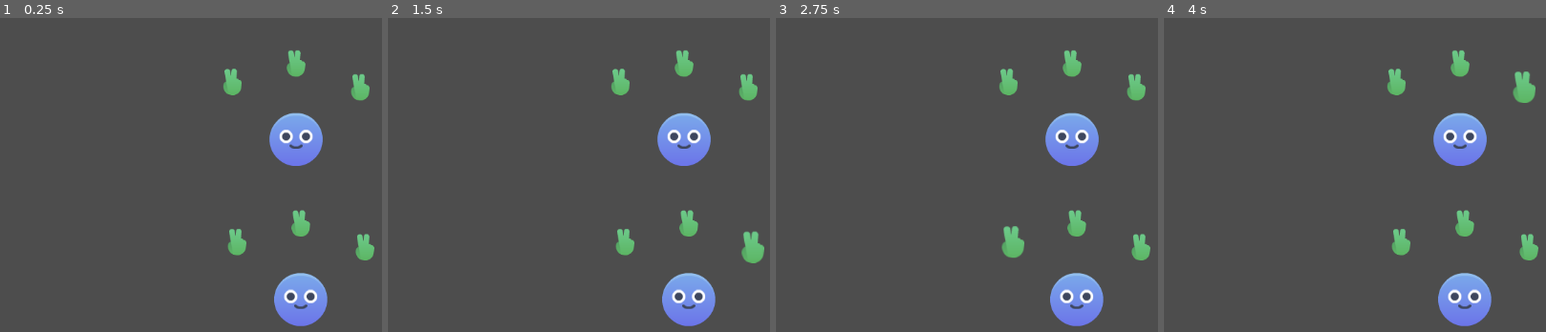
Above: before the commit, frames 1-4 (left to right).
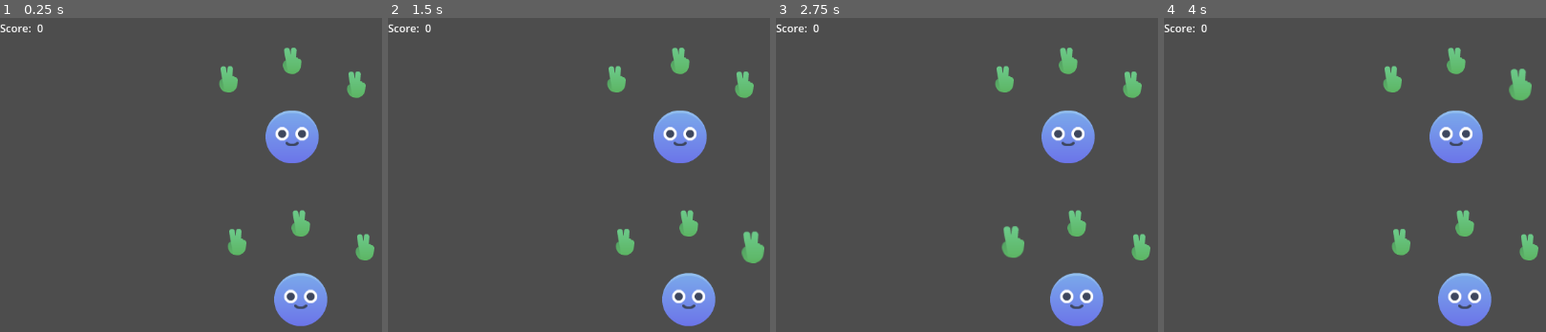
Above: after the commit, the same moments.

Repository: coolmule0/dobble-connect
Game: Godot game, scene res://main_board.tscn
The game is run twice, just before and just after one commit, with the same random seed, the same clock (stepped at 60 frames per second) and the same inputs.
Inputs (mouse positions are in pixels of both pictures, inside the frame that each line leads up to):
- Up to frame 1 (0.25 s): no input
- Up to frame 2 (1.5 s): tap Enter at 0.5 s; move the mouse to (689, 222) at 0.52 s; click (689, 222) at 0.67 s; tap Space at 1.25 s; move the mouse to (754, 247) at 1.27 s; click (754, 247) at 1.42 s
- Up to frame 3 (2.75 s): tap Enter at 2 s; move the mouse to (1012, 240) at 2.02 s; click (1012, 240) at 2.17 s
- Up to frame 4 (4 s): tap Space at 2.75 s; move the mouse to (1461, 61) at 2.77 s; click (1461, 61) at 2.92 s; tap Enter at 3.5 s; move the mouse to (1523, 87) at 3.52 s; click (1523, 87) at 3.67 s

The runs differ from the first frame. In frame 1, 1.8% of the frame differs, in the area x 0-97%, y 1-48%; in frame 2, 1.8%; in frame 3, 1.8%; in frame 4, 1.8%, in the area x 0-98%, y 1-48%.

Commit message:
basic gameplay

Diff:
--- a/character.gd
+++ b/character.gd
@@ -6,18 +6,22 @@
 @onready var trait_container_3: TraitContainer = $TraitsContainer/TraitContainer3
 #var traits_arr = [trait_container, trait_container_2, trait_container_3]
 
-@export var traits: Array[CompressedTexture2D]
-
-signal mouseclick(click_coords: Vector2)
+@export var traits: Array[CompressedTexture2D]: set=set_traits
 
 func _ready() -> void:
+	#trait_container.trait_sprite = traits[0]
+	#trait_container_2.trait_sprite = traits[1]
+	#trait_container_3.trait_sprite = traits[2]
+	set_traits(traits)
+
+func set_traits(val: Array[CompressedTexture2D]):
+	traits = val
+
+	if not is_node_ready():
+		#_initial_traits = val
+		return
+	# we have 3 traits to edit
+	assert(len(val) == 3)
 	trait_container.trait_sprite = traits[0]
 	trait_container_2.trait_sprite = traits[1]
 	trait_container_3.trait_sprite = traits[2]
-
-	trait_container.connect("mouseclick", _on_child_clicked)
-	trait_container_2.connect("mouseclick", _on_child_clicked)
-	trait_container_3.connect("mouseclick", _on_child_clicked)
-
-func _on_child_clicked(global_pos: Vector2):
-	emit_signal("mouseclick", global_pos)
--- a/character.tscn
+++ b/character.tscn
@@ -21,6 +21,7 @@
 
 [node name="TraitContainer" parent="TraitsContainer" instance=ExtResource("3_0qfo5")]
 position = Vector2(0, -115)
+trait_sprite = null
 
 [node name="TraitContainer2" parent="TraitsContainer" instance=ExtResource("3_0qfo5")]
 position = Vector2(97, -79)
--- /dev/null
+++ b/level_manager.gd
@@ -0,0 +1,56 @@
+extends Node
+
+## Player score
+var score := 0
+
+@export var level_scene: PackedScene = preload("res://main_board.tscn")
+const SWIPE_TRANSITION = preload("res://swipe_transition.tscn")
+
+#var current_scene =
+const HAND_YELLOW_POINT = preload("res://assets/kenney_shape-characters/PNG/Default/hand_yellow_point.png")
+const HAND_YELLOW_ROCK = preload("res://assets/kenney_shape-characters/PNG/Default/hand_yellow_rock.png")
+
+var sprite_paths: PackedStringArray = []
+const SPRITE_PATH = "res://assets/traits/"
+
+## Move onto next scene with transition
+func next_scene():
+	var ts = get_new_traits()
+	var transition = SWIPE_TRANSITION.instantiate()
+	get_tree().root.add_child(transition)
+	transition.start_transition(level_scene, ts)
+
+## Calculate traits for a level
+func get_new_traits() -> Dictionary[String, Array]:
+	#var pc_traits: Array[CompressedTexture2D] = [HAND_YELLOW_POINT,HAND_YELLOW_POINT,HAND_YELLOW_POINT]
+	#var char_traits: Array[CompressedTexture2D] = [HAND_YELLOW_ROCK,HAND_YELLOW_ROCK,HAND_YELLOW_ROCK]
+
+	# Shuffle available options
+	var shuffled = Array(sprite_paths.duplicate())
+	shuffled.shuffle()
+	# shared option
+	var pc_sprite_paths = [shuffled[0]]
+	var npc_sprite_paths = [shuffled[0]]
+	shuffled.pop_front()
+	# fill out rest
+	for i in range(2):
+		pc_sprite_paths.append(shuffled[0])
+		shuffled.pop_front()
+		npc_sprite_paths.append(shuffled[0])
+		shuffled.pop_front()
+	# shuffle traits
+	pc_sprite_paths.shuffle()
+	npc_sprite_paths.shuffle()
+
+	# turn paths into textures
+	var pc_traits: Array[CompressedTexture2D] = []
+	for p in pc_sprite_paths:
+		pc_traits.append(ResourceLoader.load(SPRITE_PATH + p))
+	var npc_traits: Array[CompressedTexture2D] = []
+	for p in npc_sprite_paths:
+		npc_traits.append(ResourceLoader.load(SPRITE_PATH + p))
+	return {"pc": pc_traits, "npc": npc_traits}
+
+func _ready() -> void:
+	# get available trait sprites
+	sprite_paths = ResourceLoader.list_directory(SPRITE_PATH)
--- a/main_board.gd
+++ b/main_board.gd
@@ -3,28 +3,82 @@
 @onready var pc: Character = $PC
 @onready var character: Character = $Character
 
-var drawing = false
+@export var pc_traits: Array[CompressedTexture2D]
+@export var npc_traits: Array[CompressedTexture2D]
+@onready var label_score: Label = $CanvasLayer/ScoreContainer/Score
+
+var is_drawing = false
 var start_pos = Vector2.ZERO
+var start_source: Node2D = null
 
 @onready var line = $Line2D
 
-func _ready() -> void:
-	#trait_container.connect("mouseclick", _on_child_clicked)
-	pc.connect("mouseclick", _on_area_clicked)
-	character.connect("mouseclick", _on_area_clicked)
-
-func _on_area_clicked(global_pos):
-	start_pos = global_pos
-	drawing = true
-	line.clear_points()
-	line.add_point(start_pos)
-	line.add_point(start_pos)  # Add dummy second point to start
+## Handle mouse clicking and connecting the connection traits
+func _input(event):
+	if event is InputEventMouseButton:
+		if event.button_index == MOUSE_BUTTON_LEFT:
+			if event.pressed:
+				var clicked = get_connectable_at_mouse()
+				if clicked:
+					start_pos = get_global_mouse_position()
+					start_source = clicked
+					is_drawing = true
+					line.clear_points()
+					line.add_point(start_pos)
+					line.add_point(start_pos)
+			else:
+				if is_drawing:
+					var released = get_connectable_at_mouse()
+					if released and released != start_source:
+						#print("Connected from %s to %s" % [start_source.name, released.name])
+						_check_connection(start_source.get_owner(), released.get_owner())
+					else:
+						print("Connection canceled")
+					is_drawing = false
+					line.clear_points()
+					start_source = null
 
 func _process(delta):
-	if drawing:
+	if is_drawing:
 		line.set_point_position(1, get_global_mouse_position())
 
-func _input(event):
-	if drawing and event is InputEventMouseButton and not event.pressed:
-		drawing = false
-		line.clear_points()
+func get_connectable_at_mouse():
+	var space = get_world_2d().direct_space_state
+	var param2d := PhysicsPointQueryParameters2D.new()
+	param2d.position = get_global_mouse_position()
+	param2d.collide_with_areas = true
+	param2d.collide_with_bodies = false
+
+	var result = space.intersect_point(param2d)
+
+
+	for item in result:
+		if item.collider.is_in_group("Connectable"):
+			return item.collider
+	return null
+
+## Are two traits valid connections?
+func _check_connection(start_trait: TraitContainer, end_trait: TraitContainer):
+	# TODO: possibly check owner to ensure initialtes from 2 different character
+	if start_trait.trait_sprite == end_trait.trait_sprite:
+		print("Correct!")
+		# TODO: turn line green. move on
+		LevelManager.score += 1
+		LevelManager.next_scene()
+	else:
+		print("Not Right!")
+		# TODO: turn line red and shake
+
+func init_level(init_vars: Dictionary) -> void:
+	pc_traits = init_vars["pc"]
+	npc_traits = init_vars["npc"]
+	(func(): pc.traits = pc_traits).call_deferred()
+	(func(): character.traits = npc_traits).call_deferred()
+	#call_deferred("init_level_after_ready")
+
+#func init_level_after_ready() -> void:
+	#pc.traits = pc_traits
+	#character.traits = npc_traits
+
+func _ready() -> void:
+	label_score.text = str(LevelManager.score)
--- a/main_board.tscn
+++ b/main_board.tscn
@@ -10,6 +10,20 @@
 position = Vector2(454, 430)
 
 [node name="Character" parent="." instance=ExtResource("1_4rgaq")]
-position = Vector2(447, 188)
+position = Vector2(441, 184)
 
 [node name="Line2D" type="Line2D" parent="."]
+
+[node name="CanvasLayer" type="CanvasLayer" parent="."]
+
+[node name="ScoreContainer" type="HBoxContainer" parent="CanvasLayer"]
+offset_right = 40.0
+offset_bottom = 40.0
+
+[node name="ScoreText" type="Label" parent="CanvasLayer/ScoreContainer"]
+layout_mode = 2
+text = "Score: "
+
+[node name="Score" type="Label" parent="CanvasLayer/ScoreContainer"]
+layout_mode = 2
+text = "N"
--- a/project.godot
+++ b/project.godot
@@ -15,6 +15,14 @@
 config/features=PackedStringArray("4.4", "Mobile")
 config/icon="res://icon.svg"
 
+[autoload]
+
+LevelManager="*res://level_manager.gd"
+
+[global_group]
+
+Connectable=""
+
 [rendering]
 
 renderer/rendering_method="mobile"
--- /dev/null
+++ b/swipe_transition.gd
@@ -0,0 +1,26 @@
+extends CanvasLayer
+
+var next_scene: PackedScene
+var scene_params: Dictionary
+
+@onready var animation_player = $AnimationPlayer
+
+func start_transition(scene: PackedScene, new_scene_params: Dictionary = {}) -> void:
+	next_scene = scene
+	scene_params = new_scene_params
+	animation_player.play("swipe_in_out")
+
+func _change_scene():
+	var new_scene = next_scene.instantiate()
+	# Initiate it if possible
+	if new_scene.has_method("init_level"):
+		new_scene.init_level(scene_params)
+
+	# Replace current scene
+	get_tree().current_scene.queue_free()
+	get_tree().root.add_child(new_scene)
+	get_tree().set_current_scene(new_scene)
+
+func _on_animation_player_animation_finished(anim_name: StringName) -> void:
+	if anim_name == "swipe_in_out":
+		queue_free()
--- /dev/null
+++ b/swipe_transition.tscn
@@ -0,0 +1,73 @@
+[gd_scene load_steps=5 format=3 uid="uid://cgxetq47s31d1"]
+
+[ext_resource type="Script" uid="uid://d3axn3syiowdl" path="res://swipe_transition.gd" id="1_pvu56"]
+
+[sub_resource type="Animation" id="Animation_vvsl3"]
+length = 0.001
+tracks/0/type = "value"
+tracks/0/imported = false
+tracks/0/enabled = true
+tracks/0/path = NodePath("SwipeRect:position")
+tracks/0/interp = 1
+tracks/0/loop_wrap = true
+tracks/0/keys = {
+"times": PackedFloat32Array(0),
+"transitions": PackedFloat32Array(1),
+"update": 0,
+"values": [Vector2(0, 0)]
+}
+
+[sub_resource type="Animation" id="Animation_wftv4"]
+resource_name = "swipe_in_out"
+tracks/0/type = "value"
+tracks/0/imported = false
+tracks/0/enabled = true
+tracks/0/path = NodePath("SwipeRect:position")
+tracks/0/interp = 1
+tracks/0/loop_wrap = true
+tracks/0/keys = {
+"times": PackedFloat32Array(0, 0.5, 1),
+"transitions": PackedFloat32Array(1, 1, 1),
+"update": 0,
+"values": [Vector2(-1920, 0), Vector2(0, 0), Vector2(1920, 0)]
+}
+tracks/1/type = "method"
+tracks/1/imported = false
+tracks/1/enabled = true
+tracks/1/path = NodePath(".")
+tracks/1/interp = 1
+tracks/1/loop_wrap = true
+tracks/1/keys = {
+"times": PackedFloat32Array(0.5),
+"transitions": PackedFloat32Array(1),
+"values": [{
+"args": [],
+"method": &"_change_scene"
+}]
+}
+
+[sub_resource type="AnimationLibrary" id="AnimationLibrary_jh7rb"]
+_data = {
+&"RESET": SubResource("Animation_vvsl3"),
+&"swipe_in_out": SubResource("Animation_wftv4")
+}
+
+[node name="SwipeTransition" type="CanvasLayer"]
+script = ExtResource("1_pvu56")
+
+[node name="SwipeRect" type="ColorRect" parent="."]
+anchors_preset = 15
+anchor_right = 1.0
+anchor_bottom = 1.0
+grow_horizontal = 2
+grow_vertical = 2
+size_flags_horizontal = 3
+size_flags_vertical = 3
+color = Color(0.325441, 0.325441, 0.325441, 1)
+
+[node name="AnimationPlayer" type="AnimationPlayer" parent="."]
+libraries = {
+&"": SubResource("AnimationLibrary_jh7rb")
+}
+
+[connection signal="animation_finished" from="AnimationPlayer" to="." method="_on_animation_player_animation_finished"]
--- a/trait.gd
+++ b/trait.gd
@@ -1,5 +1,5 @@
-class_name Trait
-extends Resource
-
-@export var sprite: TextureRect
-#@export var
+#class_name Trait
+#extends Resource
+#
+#@export var sprite: TextureRect
+##@export var
--- a/trait_container.gd
+++ b/trait_container.gd
@@ -6,7 +6,8 @@
 
 @onready var sprite_2d: Sprite2D = $Sprite2D
 
-signal mouseclick(click_coords: Vector2)
+#signal mouseclick(click_coords: Vector2)
+#signal mouse_up(click_coords: Vector2)
 
 # Tween vars
 var hover_tween: Tween = null
@@ -26,10 +27,13 @@
 		sprite_2d.texture = trait_sprite
 
 
-func _on_area_2d_input_event(viewport: Node, event: InputEvent, shape_idx: int) -> void:
-	# If clicked within this area
-	if event is InputEventMouseButton and event.pressed:
-		mouseclick.emit(get_global_mouse_position())
+#func _on_area_2d_input_event(viewport: Node, event: InputEvent, shape_idx: int) -> void:
+	## If clicked within this area
+	#if event is InputEventMouseButton:
+		#if event.pressed:
+			#mouseclick.emit(get_global_mouse_position())
+		#else:
+			#mouse_up.emit(get_global_mouse_position())
 
 func _on_area_2d_mouse_entered():
 	_start_hover_tween(hover_scale)
--- a/trait_container.tscn
+++ b/trait_container.tscn
@@ -1,22 +1,19 @@
-[gd_scene load_steps=4 format=3 uid="uid://daqo6w1gco3t1"]
+[gd_scene load_steps=3 format=3 uid="uid://daqo6w1gco3t1"]
 
 [ext_resource type="Script" uid="uid://bpmf4etn32ups" path="res://trait_container.gd" id="1_2a885"]
-[ext_resource type="Texture2D" uid="uid://bxapnorxfv86" path="res://assets/kenney_shape-characters/PNG/Default/purple_hand_open.png" id="2_dkspg"]
 
 [sub_resource type="CircleShape2D" id="CircleShape2D_2a885"]
-radius = 26.0
+radius = 33.0
 
 [node name="Marker2D" type="Marker2D"]
 script = ExtResource("1_2a885")
-trait_sprite = ExtResource("2_dkspg")
 
-[node name="Area2D" type="Area2D" parent="."]
+[node name="Area2D" type="Area2D" parent="." groups=["Connectable"]]
 
-[node name="CollisionShape2D" type="CollisionShape2D" parent="Area2D"]
+[node name="CollisionShape2D" type="CollisionShape2D" parent="Area2D" groups=["Connectable"]]
 shape = SubResource("CircleShape2D_2a885")
 
 [node name="Sprite2D" type="Sprite2D" parent="."]
-texture = ExtResource("2_dkspg")
 
 [connection signal="input_event" from="Area2D" to="." method="_on_area_2d_input_event"]
 [connection signal="mouse_entered" from="Area2D" to="." method="_on_area_2d_mouse_entered"]
Binary file added: assets/traits/sprite_0001.png
Not shown, added: assets/traits/sprite_0001.png.import
Binary file added: assets/traits/sprite_0002.png
Not shown, added: assets/traits/sprite_0002.png.import
Binary file added: assets/traits/sprite_0003.png
Not shown, added: assets/traits/sprite_0003.png.import
Binary file added: assets/traits/sprite_0004.png
Not shown, added: assets/traits/sprite_0004.png.import
Binary file added: assets/traits/sprite_0005.png
Not shown, added: assets/traits/sprite_0005.png.import
Binary file added: assets/traits/sprite_0006.png
Not shown, added: assets/traits/sprite_0006.png.import
(and 90 more such lines)
